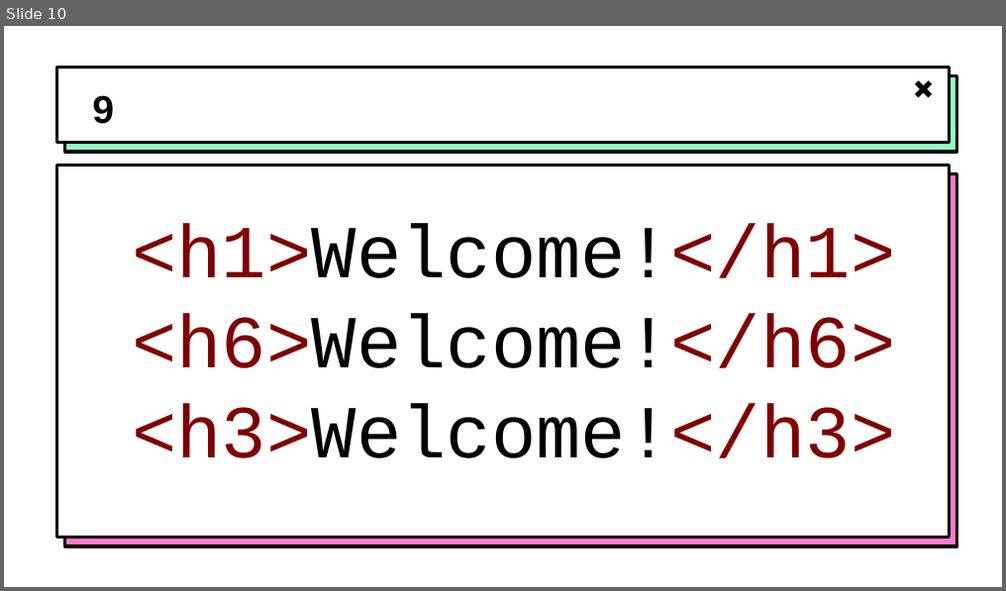
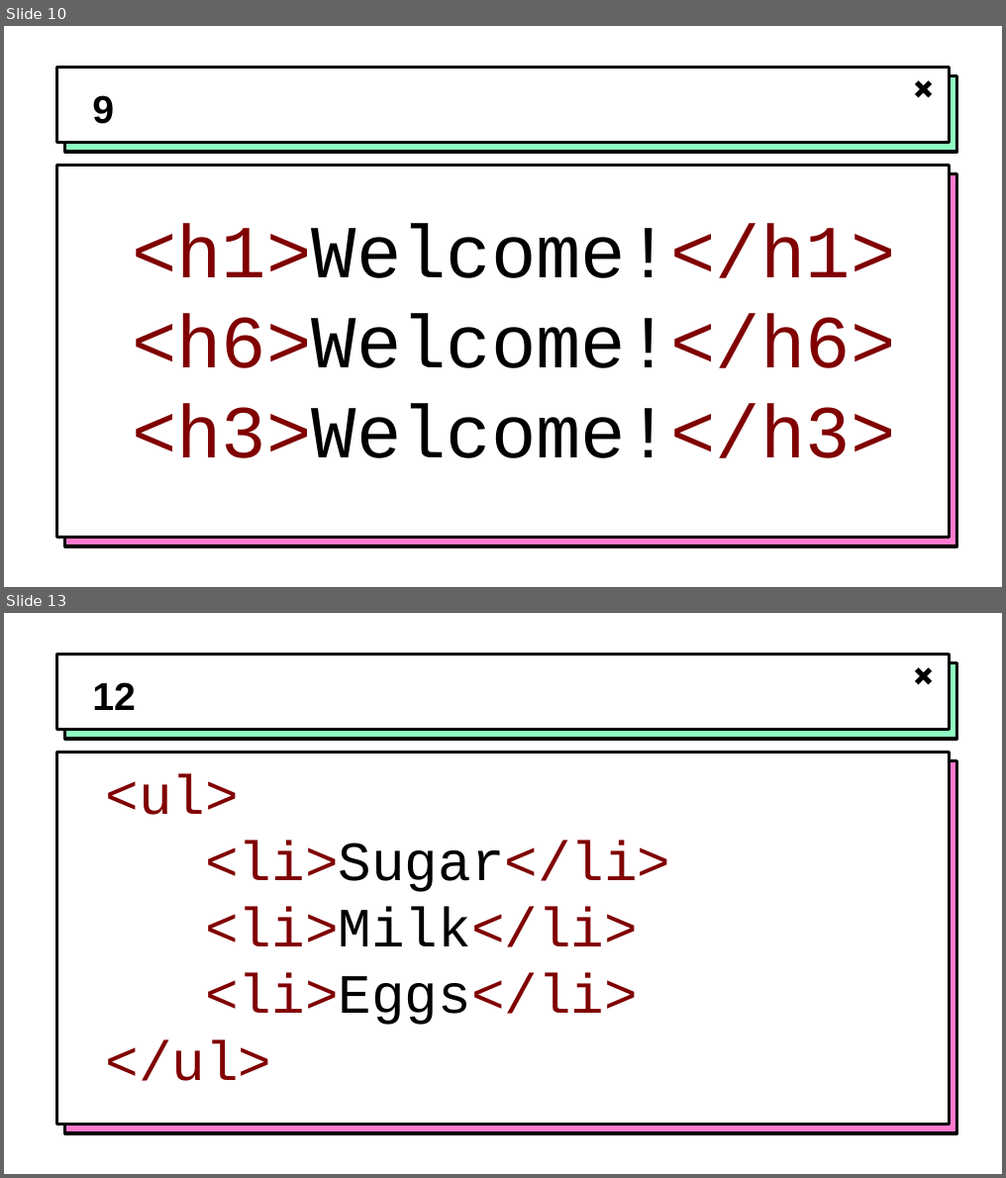
Before and after one commit to hytechclub/web-101, a slide deck: Week02/NameThatElement.pptx. Shown one above the other, each under a label of ours: slide 10 before the commit, slides 10 and 13 after it; the slides between them are not shown. The pictures are 1006x591 and 1006x1178 pixels, drawn with LibreOffice and Linux fonts; fonts in the diff are those of the drawing; background and template pictures are left out. Boxes give left, top, right and bottom in pixels: in the first picture for what was removed or moved away, otherwise in the second. Text is boxed around its words. In the diff, an @@ line names an element or a change of style, - is before the commit and + after.

```diff
--- a/Week02/NameThatElement.pptx
+++ b/Week02/NameThatElement.pptx
@@ slide 13 added at <box>4,613,1002,1174</box>, background picture (left out); not listed: 5 template elements that a slide beside it also shows @@
@@ title added at <box>92,682,136,710</box>, 28 pt, text #000000, bold @@
+12
@@ text added at <box>106,774,670,1081</box>, 40 pt, text #800000 @@
+<ul>
+<li>Sugar</li>
+<li>Milk</li>
+<li>Eggs</li>
+</ul>
```
Also in this commit, not shown: 1 slide changed, 4 other slides added, 2 other files.
